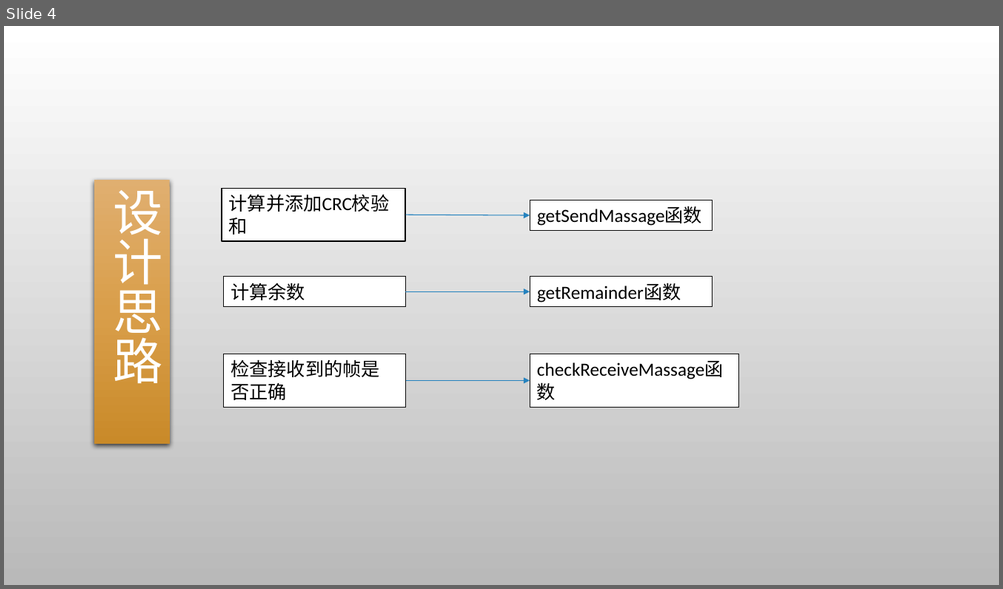
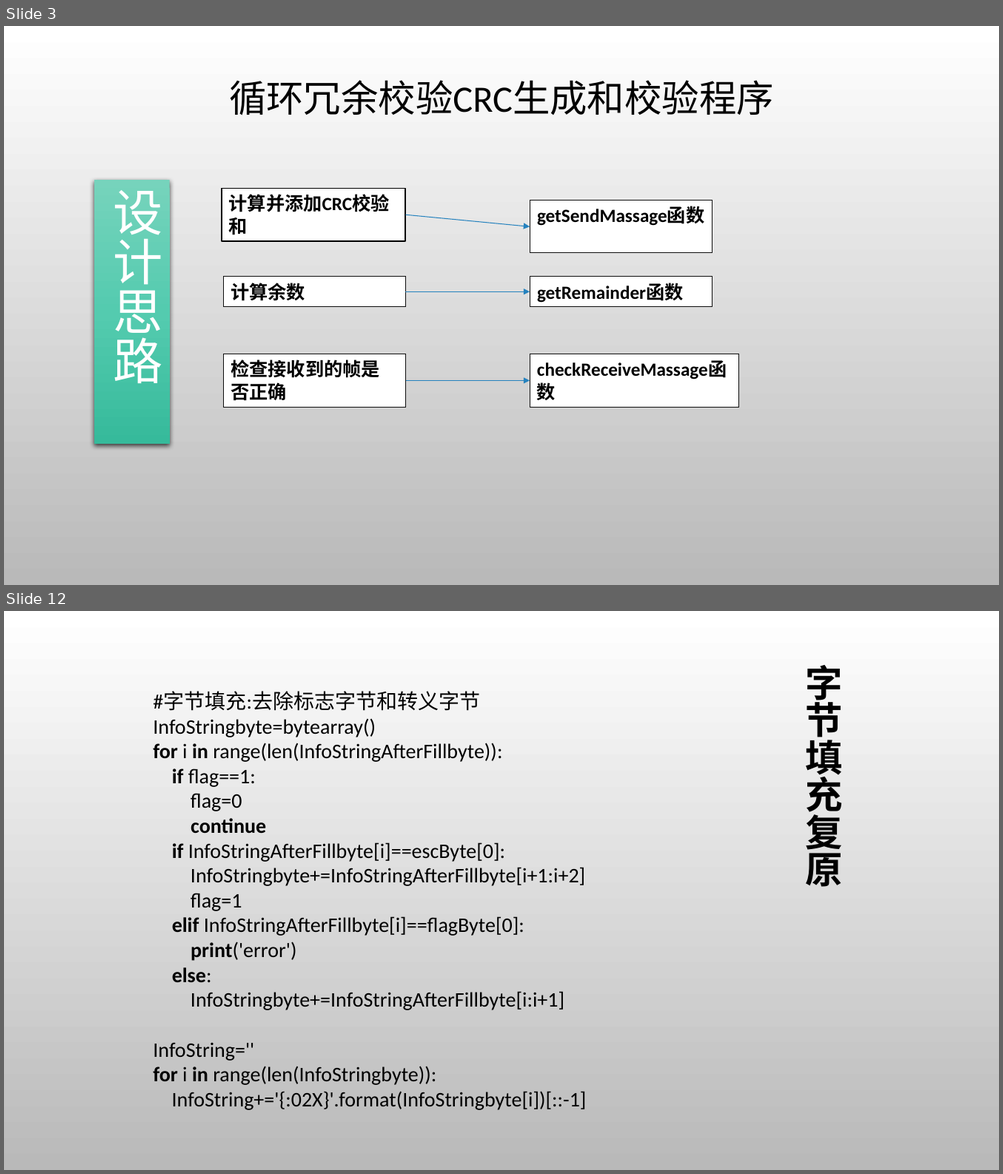
Before and after one commit to gcrth/computer_network, a slide deck: chapter3/ppt/ppt-chapter3.pptx. Shown one above the other, each under a label of ours: slide 4 before the commit, slides 3 and 12 after it; the slides between them are not shown. The pictures are 1003x589 and 1003x1174 pixels, drawn with LibreOffice and Linux fonts; fonts in the diff are those of the drawing; background and template pictures are left out. Boxes give left, top, right and bottom in pixels: in the first picture for what was removed or moved away, otherwise in the second. Text is boxed around its words. In the diff, an @@ line names an element or a change of style, - is before the commit and + after.

```diff
--- a/chapter3/ppt/ppt-chapter3.pptx
+++ b/chapter3/ppt/ppt-chapter3.pptx
@@ slide 12 added at [4, 611, 999, 1170], background picture (left out) @@
@@ title added at [805, 665, 842, 887], 36 pt, text #000000, bold @@
+字节填充复原
@@ text added at [153, 692, 586, 1111], 20 pt, text #000000 @@
+#字节填充:去除标志字节和转义字节
+InfoStringbyte=bytearray()
+for i in range(len(InfoStringAfterFillbyte)):
+if flag==1:
+flag=0
+continue
+if InfoStringAfterFillbyte[i]==escByte[0]:
+InfoStringbyte+=InfoStringAfterFillbyte[i+1:i+2]
+flag=1
+elif InfoStringAfterFillbyte[i]==flagByte[0]:
+print('error')
+else:
+InfoStringbyte+=InfoStringAfterFillbyte[i:i+1]
+InfoString=''
+for i in range(len(InfoStringbyte)):
+InfoString+='{:02X}'.format(InfoStringbyte[i])[::-1]
@@ what was slide 4 is now slide 3 @@
@@ slide 3 changed as well @@
@@ text added at [229, 80, 774, 115], 36 pt, text #000000 @@
+循环冗余校验CRC生成和校验程序
@@ rectangle "设计思路" at [94, 180, 170, 444]: fill gradient #E0B071 to #DA9F4B to #C98A29 to gradient #77D4BC to #54CBAF to #36BA9C @@
@@ bold on in 6 elements at [221, 189, 405, 241], [529, 277, 711, 306], [223, 277, 405, 306], [223, 355, 405, 407], [529, 355, 738, 407], [529, 201, 711, 254] @@
@@ rectangle "getSendMassage函数": place and size @@
-rectangle "getSendMassage函数" at [529, 201, 711, 230]
+rectangle "getSendMassage函数" at [529, 201, 711, 254]
@@ arrow moved from (405, 215) - (529, 215) to (405, 215) - (529, 227) @@
```
Also in this commit, not shown: 2 other slides changed, 28 other slides added, 2 slides removed.
